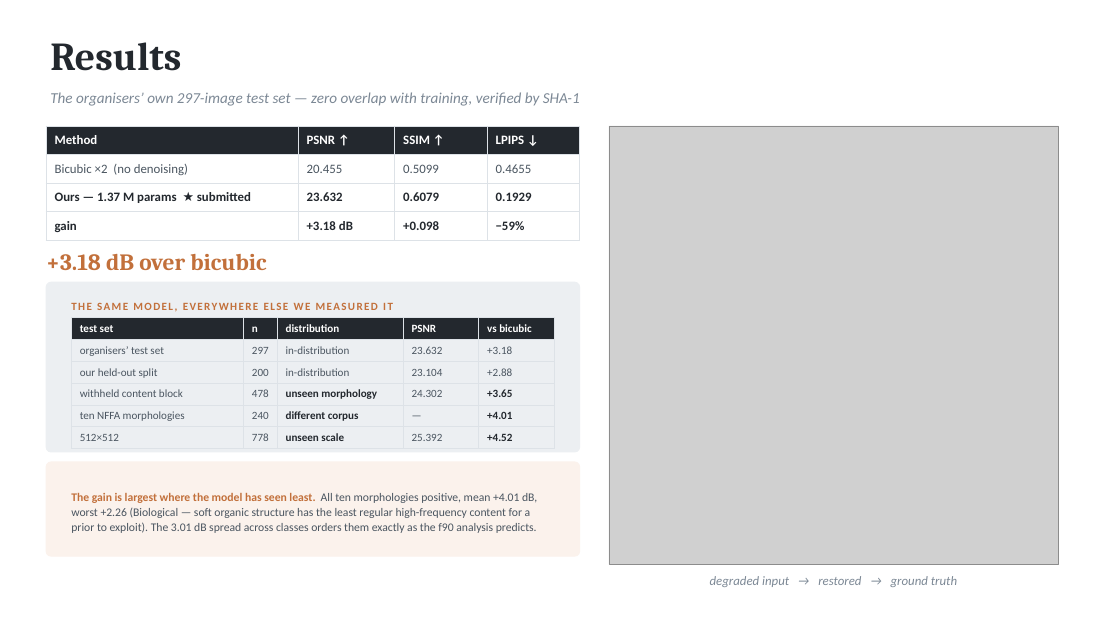
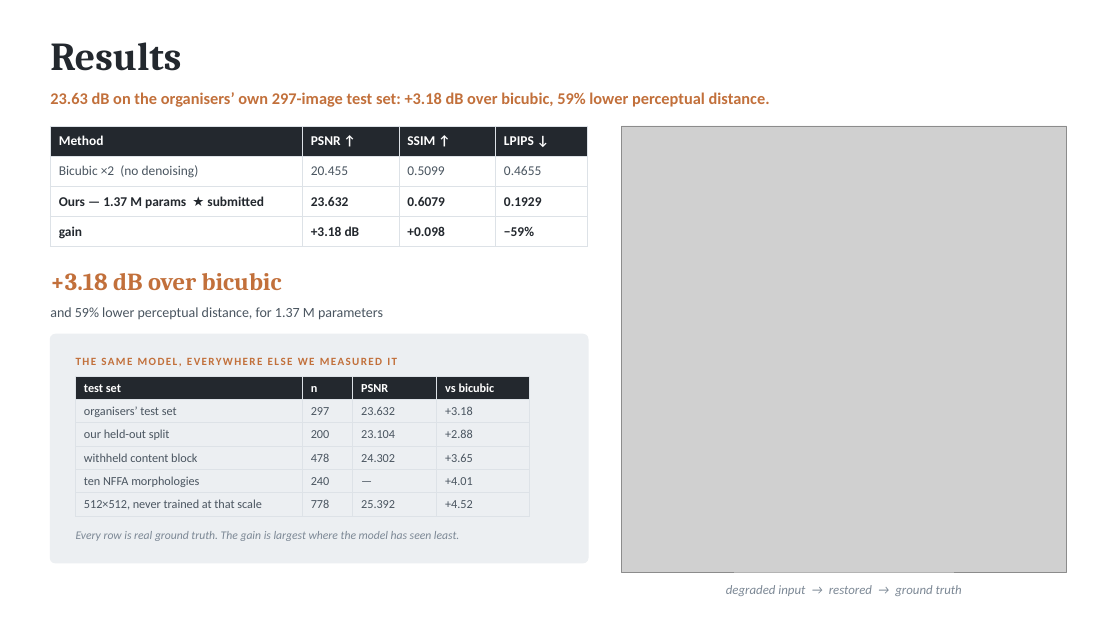
Before and after one commit to abishek1123/forgex-kla-ps01, a slide deck: slide 9 of docs/ForgeX_KLA_PS01_Round2.pptx (slide 10 before the commit). Drawn at 1120x630 pixels with LibreOffice and Linux fonts; fonts in the diff are those of the drawing; grey boxes stand for pictures. Boxes give left, top, right and bottom in pixels: in the first picture for what was removed or moved away, otherwise in the second. Text is boxed around its words. In the diff, an @@ line names an element or a change of style, - is before the commit and + after.

```diff
--- a/docs/ForgeX_KLA_PS01_Round2.pptx
+++ b/docs/ForgeX_KLA_PS01_Round2.pptx
@@ text at [50,92,770,107]: text changed; size 13 to 14 pt; text colour #7C8895 to #C2703B; bold on; italic off @@
-The organisers’ own 297-image test set — zero overlap with training, verified by SHA-1
+23.63 dB on the organisers’ own 297-image test set: +3.18 dB over bicubic, 59% lower perceptual distance.
@@ table at [50,126,588,243] @@
@@ size 11 to 11.5 pt @@
@@ table: place and size @@
-table at [46,126,580,236]
+table at [50,126,588,243]
@@ picture: place and size @@
-picture at [609,126,1059,565]
+picture at [622,126,1067,572]
@@ text "+3.18 dB over bicubic": place and size @@
-text "+3.18 dB over bicubic" at [46,254,266,270]
+text "+3.18 dB over bicubic" at [50,273,282,290]
@@ text "+3.18 dB over bicubic" at [50,273,282,290]: size 20 to 21 pt @@
@@ text added at [50,307,383,320], 12 pt, text #4A5560 @@
+and 59% lower perceptual distance, for 1.37 M parameters
@@ rounded rectangle: place and size @@
-rounded rectangle at [46,282,580,452]
+rounded rectangle at [50,334,588,563]
@@ rounded rectangle at [50,334,588,563]: proportions changed @@
@@ text "THE SAME MODEL, EVERYWHERE ELSE ...": place and size @@
-text "THE SAME MODEL, EVERYWHERE ELSE ..." at [71,303,393,310]
+text "THE SAME MODEL, EVERYWHERE ELSE ..." at [76,357,397,365]
@@ table at [76,376,529,513] @@
-column 1, row 6: 512×512
+column 1, row 6: 512×512, never trained at that scale
-column 3: distribution | in-distribution | in-distribution | unseen morphology | different corpus | unseen scale
@@ table: place and size @@
-table at [71,318,555,445]
+table at [76,376,529,513]
@@ rounded rectangle removed at [46,462,580,556] @@
@@ text at [76,531,459,541]: text changed; text colour #4A5560 to #7C8895; italic on @@
-The gain is largest where the model has seen least. All ten morphologies positive, mean +4.01 dB, worst +2.26 (Biological — soft organic structure has the least regular high-frequency content for a prior to exploit). The 3.01 dB spread across classes orders them exactly as the f90 analysis predicts.
+Every row is real ground truth. The gain is largest where the model has seen least.
@@ text "degraded input → restored → ..." rewrapped from [710,576,957,587] to [726,585,962,596] @@
```
Also in this commit, not shown: 5 other slides changed, 11 slides added, 8 slides removed, 9 other files.
